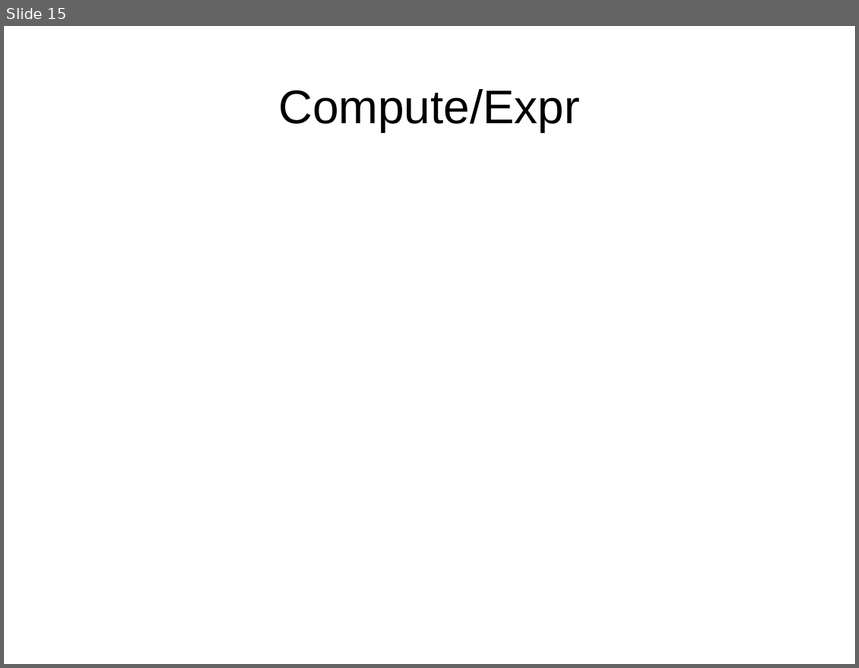
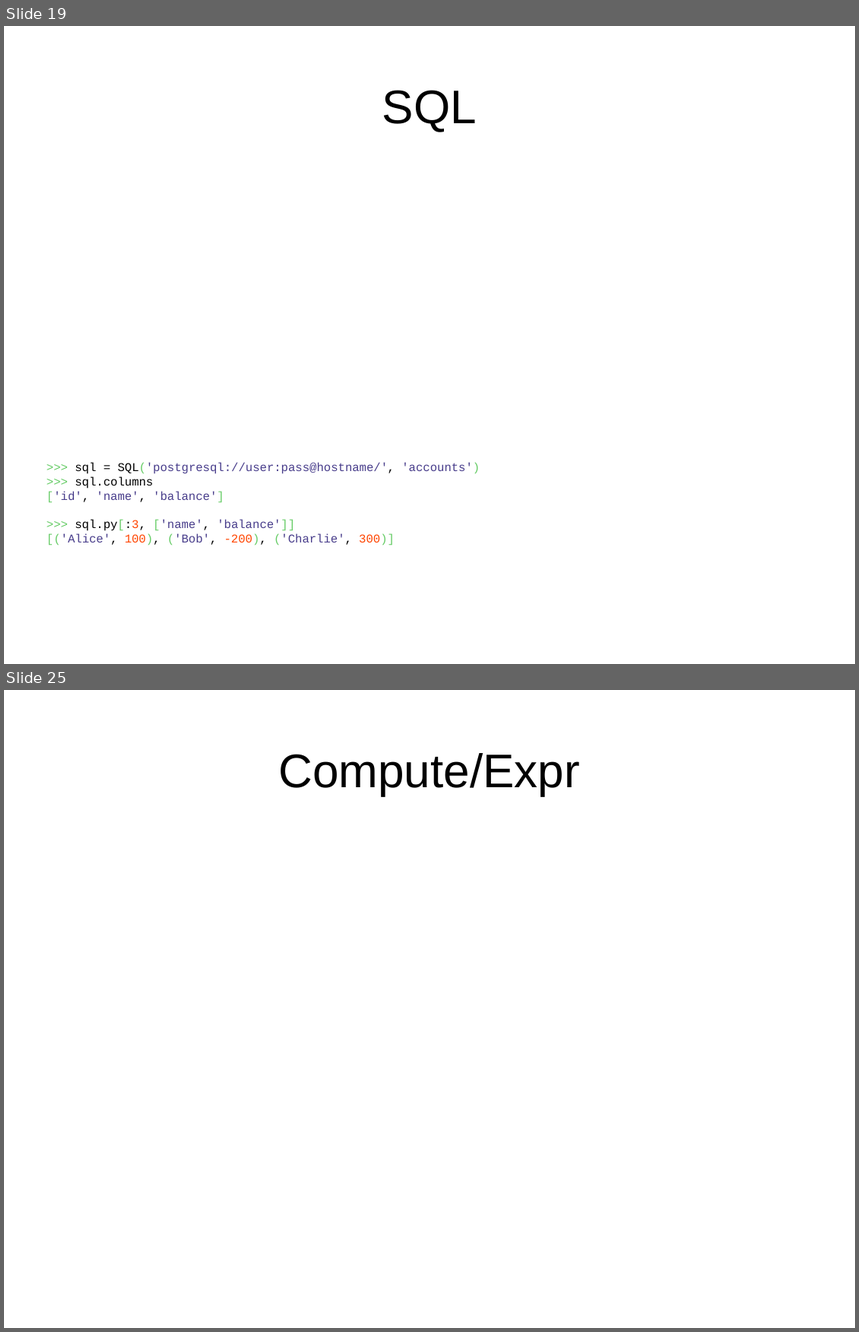
Before and after one commit to mrocklin/blaze-scipy-2014, a slide deck: SciPy2014Blaze.odp. Shown one above the other, each under a label of ours: slide 15 before the commit, slides 19 and 25 after it; the slides between them are not shown. The pictures are 859x668 and 859x1332 pixels, drawn with LibreOffice and Linux fonts; fonts in the diff are those of the drawing; background and template pictures are left out. Boxes give left, top, right and bottom in pixels: in the first picture for what was removed or moved away, otherwise in the second. Text is boxed around its words. In the diff, an @@ line names an element or a change of style, - is before the commit and + after.

```diff
--- a/SciPy2014Blaze.odp
+++ b/SciPy2014Blaze.odp
@@ slide 19 added at (4, 26, 855, 664), background picture (left out) @@
@@ title added at (382, 90, 477, 132), 44 pt, text #000000 @@
+SQL
@@ text added at (47, 463, 480, 546), 11.1 pt, text #483D8B @@
+>>> sql = SQL('postgresql://user:pass@hostname/', 'accounts')
+>>> sql.columns
+['id', 'name', 'balance']
+>>> sql.py[:3, ['name', 'balance']]
+[('Alice', 100), ('Bob', -200), ('Charlie', 300)]
@@ what was slide 15 is now slide 25 @@
```
Also in this commit, not shown: 1 slide changed, 9 other slides added.
